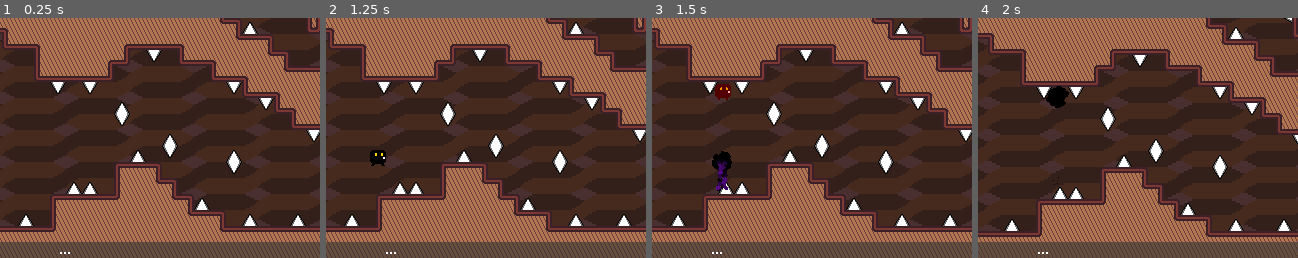
Above: before the commit, frames 1-4 (left to right).
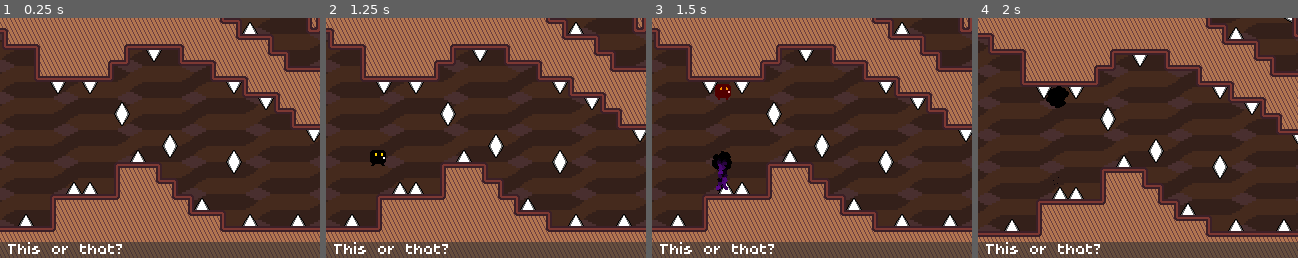
Above: after the commit, the same moments.

Repository: Team-Bunglon/phantom-striker
Game: Godot game, scene res://levels/level15.tscn
The game is run twice, just before and just after one commit, with the same random seed, the same clock (stepped at 60 frames per second) and the same inputs. This scene is started directly instead of the project's main scene.
Inputs:
- Up to frame 1 (0.25 s): no input
- Up to frame 2 (1.25 s): tap Enter at 0.5 s; hold D (move_right) from 0.53 s (still down); hold S (crouch) from 0.53 s (still down); tap W (jump) at 0.77 s
- Up to frame 3 (1.5 s): release D (move_right) at 1.28 s; release S (crouch) at 1.28 s; hold K (strike_down) from 1.28 s (still down); tap S (crouch) at 1.35 s
- Up to frame 4 (2 s): keep holding K (strike_down); tap W (jump) at 1.52 s
The pictures show only the part of the screen within x 40-90%, y 50-100%; the shares and areas given below are measured in that part.

The runs differ from the first frame. In frame 1, 0.5% of the frame differs, in the area x 2-39%, y 93-99%; in frame 2, 0.5%; in frame 3, 0.5%; in frame 4, 0.5%.
Error in both runs: Invalid operands 'float' and 'Vector2' in operator '+'. (res://objects/player.gd:150)

Commit message:
feat: level 15 room name

Diff:
--- a/levels/level15.tscn
+++ b/levels/level15.tscn
@@ -18,7 +18,7 @@
 
 [node name="Level#15" type="Node2D"]
 script = ExtResource("1_lcxwt")
-room_name = "..."
+room_name = "This or that?"
 
 [node name="Canvas" type="CanvasLayer" parent="."]
 
